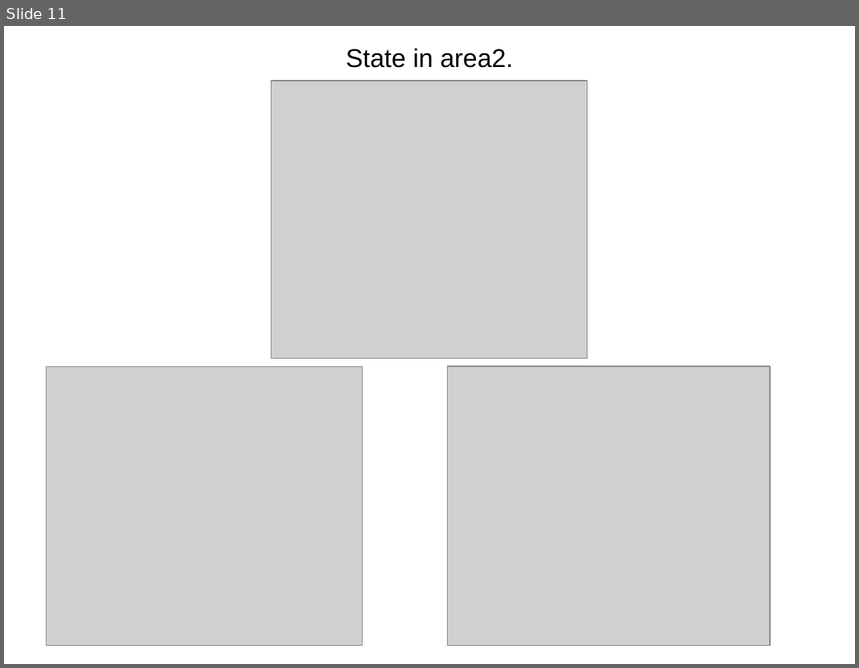
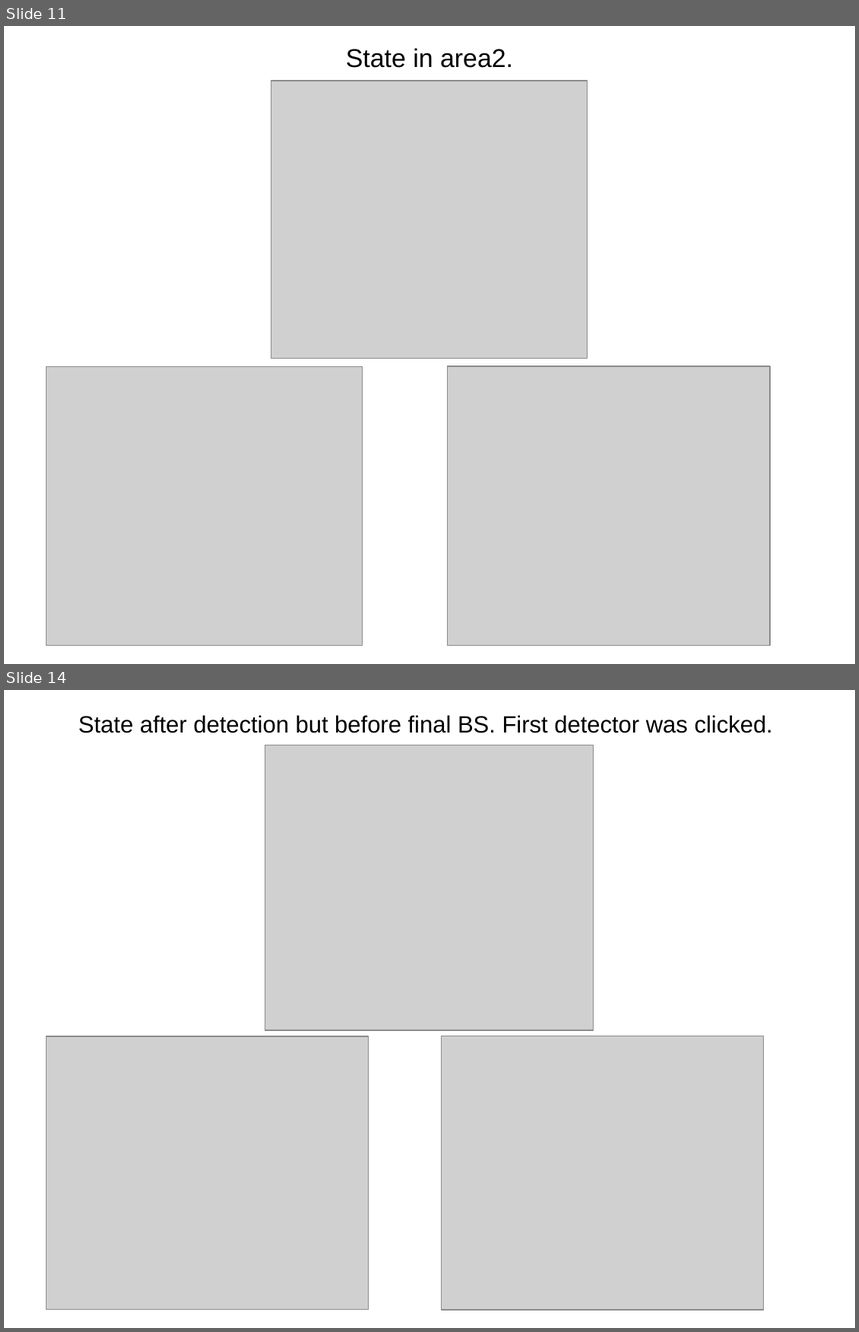
Before and after one commit to matthewR1993/qscheme, a slide deck: results/res2.odp. Shown one above the other, each under a label of ours: slide 11 before the commit, slides 11 and 14 after it; the slides between them are not shown. The pictures are 859x668 and 859x1332 pixels, drawn with LibreOffice and Linux fonts; fonts in the diff are those of the drawing; grey boxes stand for pictures. Boxes give left, top, right and bottom in pixels: in the first picture for what was removed or moved away, otherwise in the second. Text is boxed around its words. In the diff, an @@ line names an element or a change of style, - is before the commit and + after.

```diff
--- a/results/res2.odp
+++ b/results/res2.odp
@@ slide 14 added at bbox=[4, 690, 855, 1328], background #FFFFFF @@
@@ text added at bbox=[78, 715, 773, 733], 22 pt, text #000000 @@
+State after detection but before final BS. First detector was clicked.
@@ picture added at bbox=[266, 745, 594, 1030] @@
@@ picture added at bbox=[46, 1037, 369, 1310] @@
@@ picture added at bbox=[442, 1036, 764, 1310] @@
```
Also in this commit, not shown: 7 slides changed, 30 other files.
